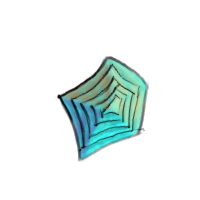
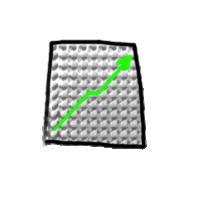
Revision of a layered 200px x 200px image; what changed, layer by layer:
added layer "stonks lines" above "stonks bg" over [42, 39, 147, 150]
added layer "stonks bg" above "mosaic lines" over [42, 41, 147, 150]
hid "mosaic lines" over [53, 55, 150, 163]
hid "shade" over [60, 56, 148, 163]
hid "mosaic color" over [59, 57, 148, 161]
